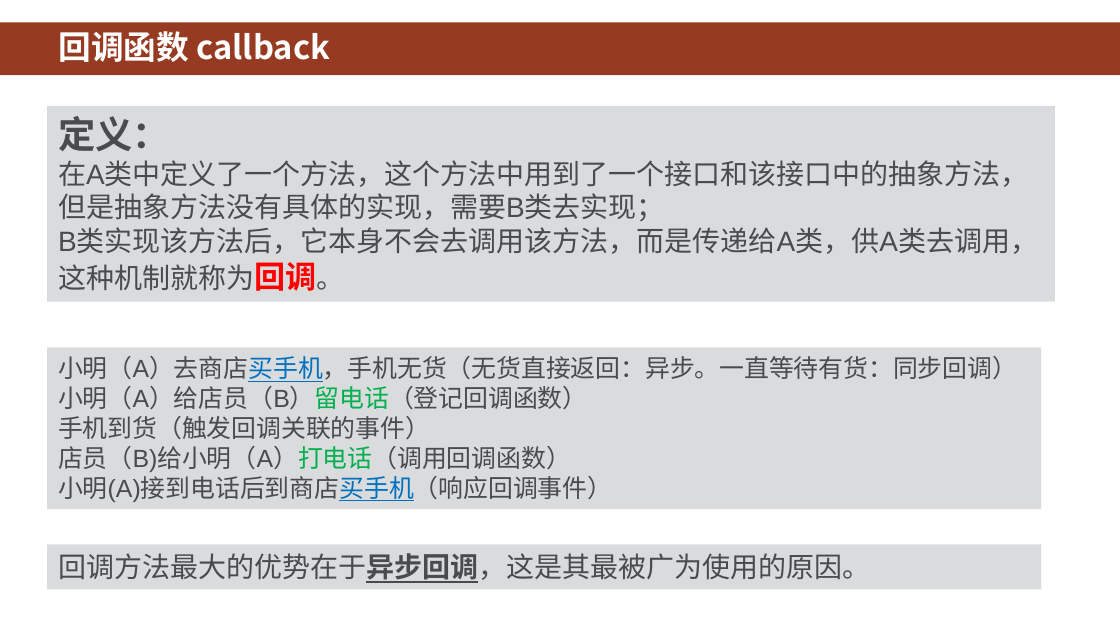
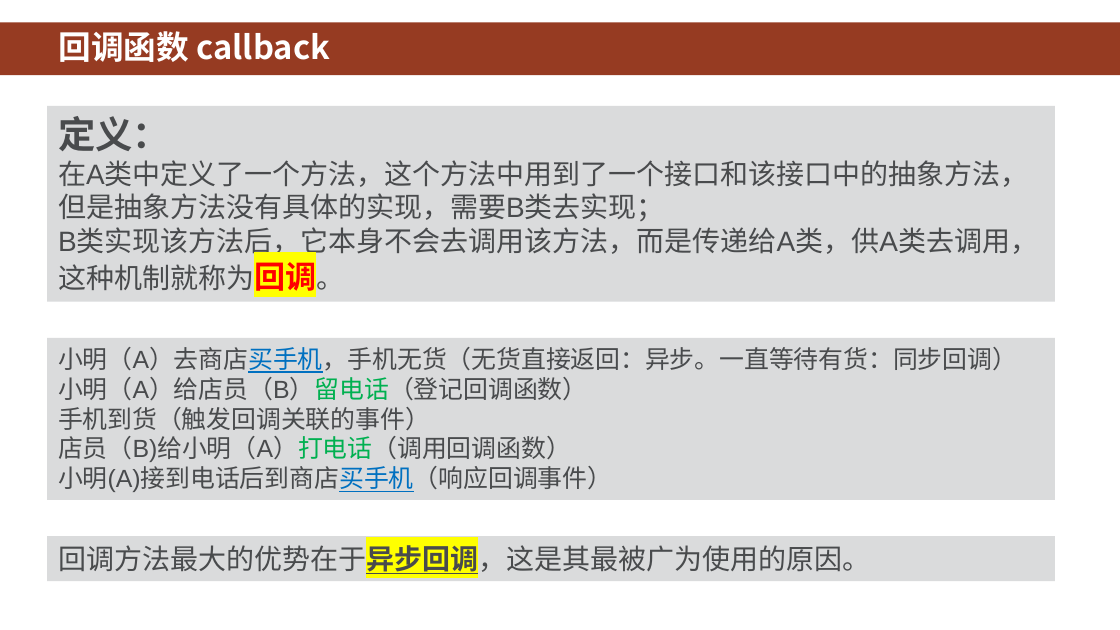
Before and after one commit to HBU/Android-PPT, a slide deck: slide 7 of 10.0 -- 线程 ------- 第10章.pptx (slide 8 before the commit). Drawn at 1120x630 pixels with LibreOffice and Linux fonts; fonts in the diff are those of the drawing; background and template pictures are left out. Boxes give left, top, right and bottom in pixels: in the first picture for what was removed or moved away, otherwise in the second. Text is boxed around its words. In the diff, an @@ line names an element or a change of style, - is before the commit and + after.

```diff
--- a/10.0 -- 线程 ------- 第10章.pptx
+++ b/10.0 -- 线程 ------- 第10章.pptx
@@ text in rectangle at bbox=[58, 229, 1038, 291]: highlight none to #FFFF00 in "B类实现该方法后，它本身不会去调用该方法，而是传递给A类，供A类去调用，这种机制就称为回调。" @@
@@ rectangle "小明（A）去商店买手机，手机无货（无货直接返回：异步。一直等待有货：同步回调）": place and size @@
-rectangle "小明（A）去商店买手机，手机无货（无货直接返回：异步。一直等待有货：同步回调）" at bbox=[47, 347, 1042, 510]
+rectangle "小明（A）去商店买手机，手机无货（无货直接返回：异步。一直等待有货：同步回调）" at bbox=[47, 338, 1055, 501]
@@ rectangle "回调方法最大的优势在于异步回调，这是其最被广为使用的原因。": place and size @@
-rectangle "回调方法最大的优势在于异步回调，这是其最被广为使用的原因。" at bbox=[47, 544, 1042, 589]
+rectangle "回调方法最大的优势在于异步回调，这是其最被广为使用的原因。" at bbox=[47, 536, 1055, 581]
@@ rectangle "回调方法最大的优势在于异步回调，这是其最被广为使用的原因。" at bbox=[47, 536, 1055, 581]: highlight none to #FFFF00 in "回调方法最大的优势在于异步回调，这是其最被广为使用的原因。" @@
```
Also in this commit, not shown: 14 other slides changed, 3 slides removed.
